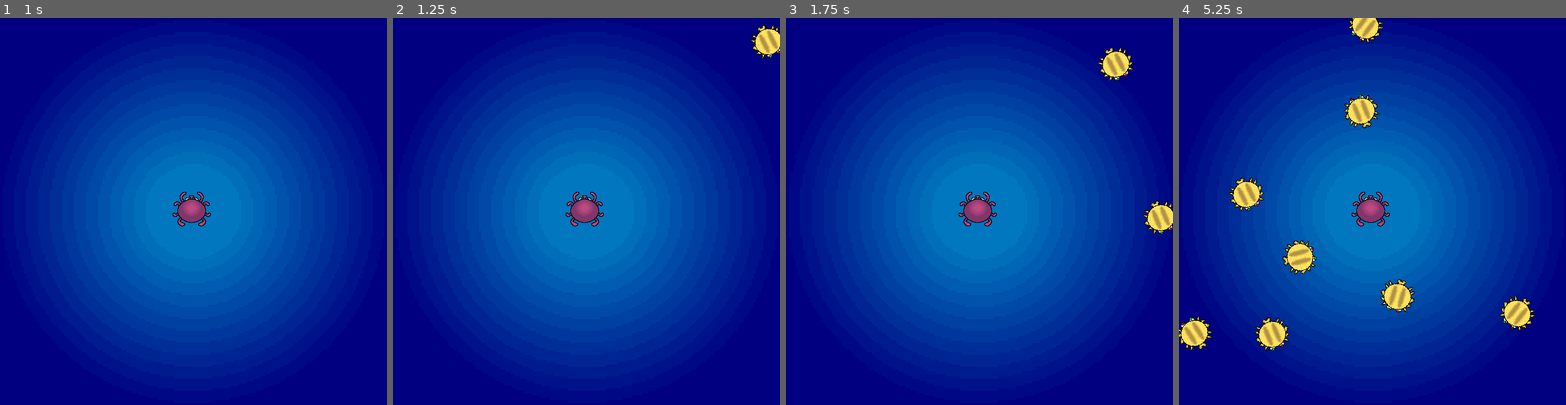
Above: before the commit, frames 1-4 (left to right).
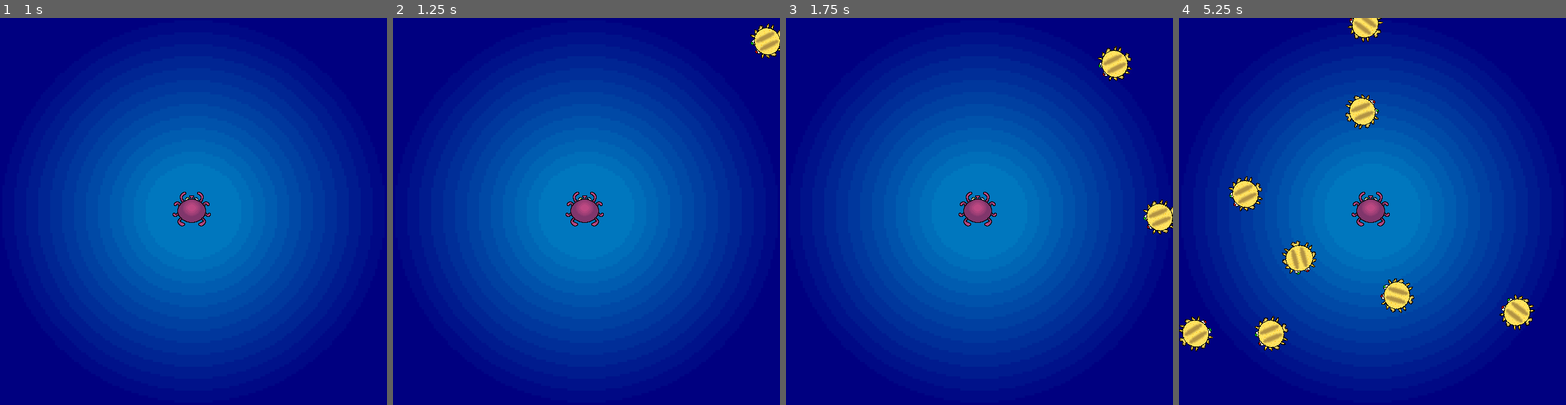
Above: after the commit, the same moments.

Repository: jonael-garcia26/OctoPause
Game: Godot game, scene res://Scenes/menu.tscn
Same seed, same stepped clock (60 frames per second), same inputs: the game is played once before the commit and once after it.
Inputs:
- Up to frame 1 (1 s): click "Start" at 0.5 s
- Up to frame 2 (1.25 s): no input
- Up to frame 3 (1.75 s): no input
- Up to frame 4 (5.25 s): no input

Frame 1 is identical in both runs. In frame 2, 0.3% of the frame differs, in the area x 92-100%, y 1-11%; in frame 3, 0.6%; in frame 4, 2.6%, in the area x 0-92%, y 0-87%.

Commit message:
fixed la direccion de Puffy

Diff:
--- a/Scenes/puffy.tscn
+++ b/Scenes/puffy.tscn
@@ -11,13 +11,14 @@
 gravity_scale = 0.0
 script = ExtResource("1_nkxfl")
 
-[node name="Sprite2D" type="Sprite2D" parent="."]
-texture_filter = 1
-texture = ExtResource("2_n6lko")
-
 [node name="VisibleOnScreenNotifier2D" type="VisibleOnScreenNotifier2D" parent="."]
 position = Vector2(1.43051e-06, -0.999999)
 scale = Vector2(2.3, 2.6)
+
+[node name="Sprite2D" type="Sprite2D" parent="."]
+texture_filter = 1
+rotation = 1.5708
+texture = ExtResource("2_n6lko")
 
 [node name="CollisionShape2D" type="CollisionShape2D" parent="."]
 shape = SubResource("CircleShape2D_vxgl6")
